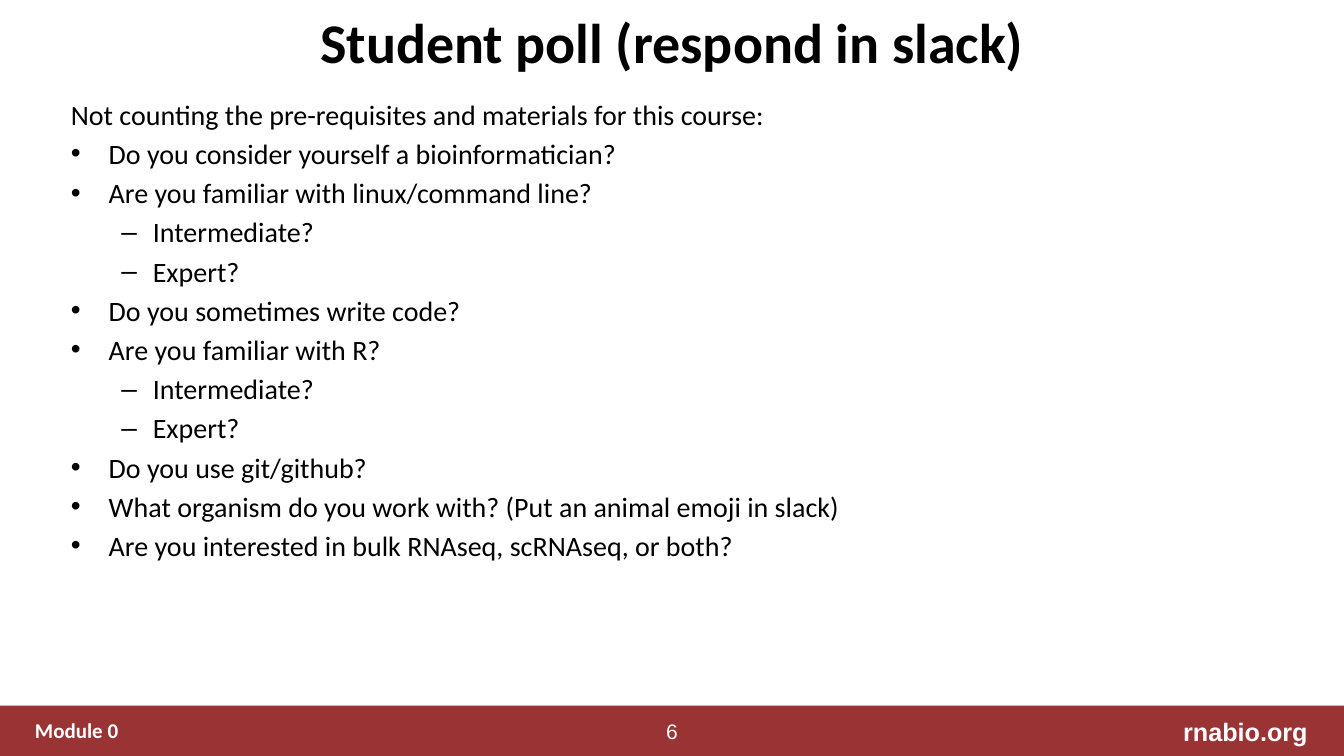
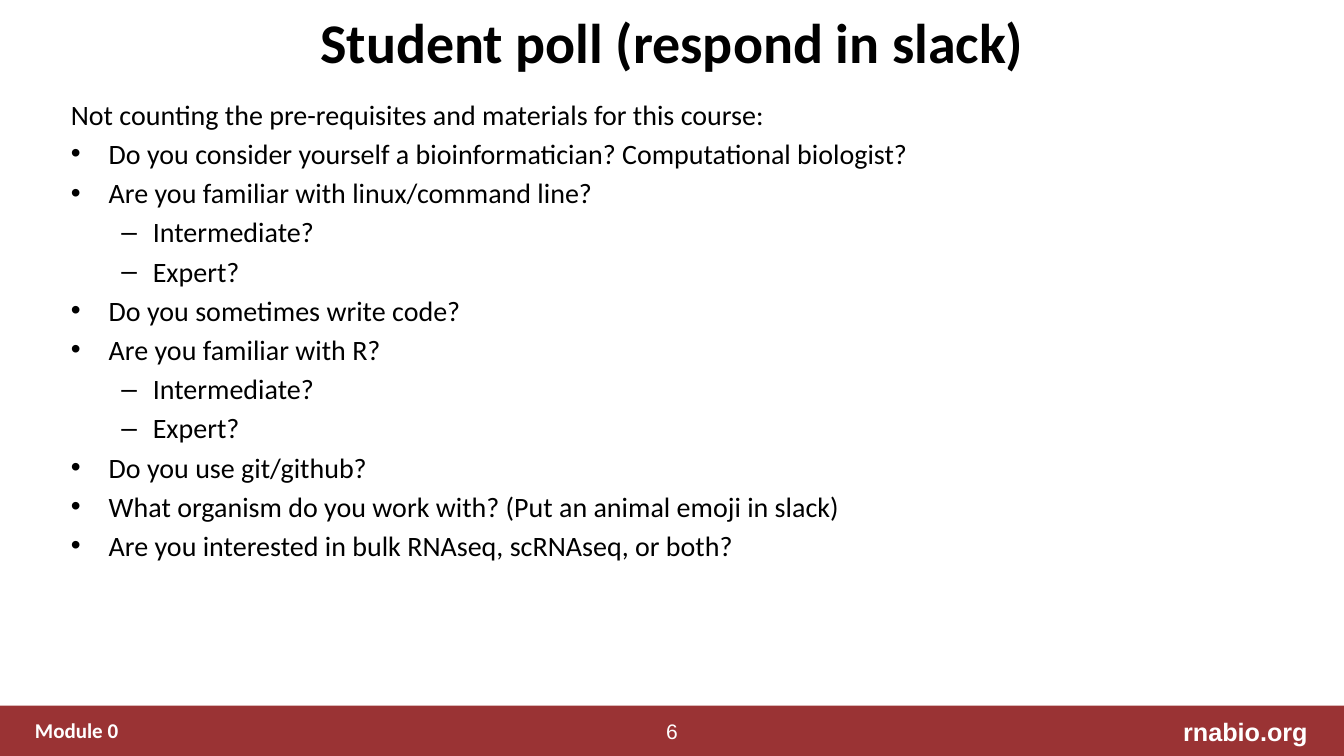
Before and after one commit to griffithlab/rnabio.org, a slide deck: slide 6 of assets/lectures/cbw/2024/full/RNASeq_Module0_Introductions.pptx. Drawn at 1344x756 pixels with LibreOffice and Linux fonts; fonts in the diff are those of the drawing. Boxes give left, top, right and bottom in pixels: in the first picture for what was removed or moved away, otherwise in the second. Text is boxed around its words. In the diff, an @@ line names an element or a change of style, - is before the commit and + after.

```diff
--- a/assets/lectures/cbw/2024/full/RNASeq_Module0_Introductions.pptx
+++ b/assets/lectures/cbw/2024/full/RNASeq_Module0_Introductions.pptx
@@ text at (109, 144, 907, 169): text changed @@
-• Do you consider yourself a bioinformatician?
+• Do you consider yourself a bioinformatician? Computational biologist?
```
Also in this commit, not shown: 1 other file.
